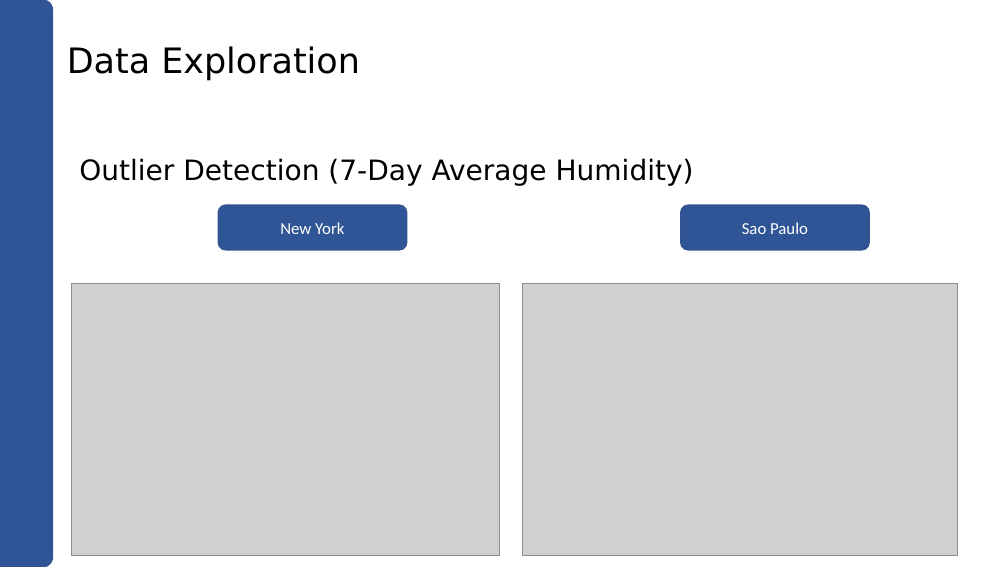
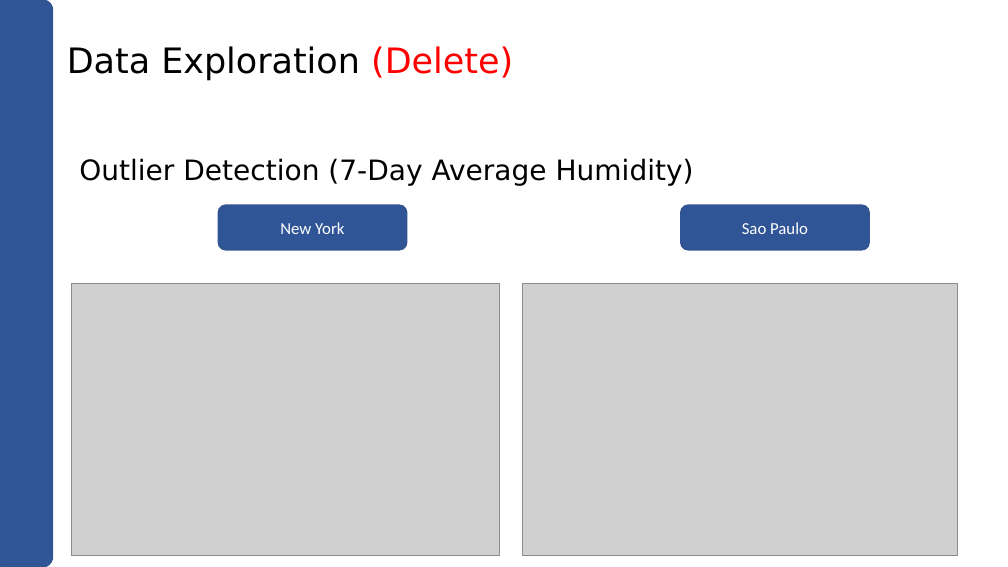
Before and after one commit to archinarula/Group-5-Project, a slide deck: slide 9 of Kushal_Work/Group_5-Presentation-V1_2.pptx (slide 14 before the commit). Drawn at 1008x567 pixels with LibreOffice and Linux fonts; fonts in the diff are those of the drawing; grey boxes stand for pictures. Boxes give left, top, right and bottom in pixels: in the first picture for what was removed or moved away, otherwise in the second. Text is boxed around its words. In the diff, an @@ line names an element or a change of style, - is before the commit and + after.

```diff
--- a/Kushal_Work/Group_5-Presentation-V1_2.pptx
+++ b/Kushal_Work/Group_5-Presentation-V1_2.pptx
@@ title at box(67, 46, 513, 81): text changed @@
-Data Exploration
+Data Exploration (Delete)
```
Also in this commit, not shown: 18 other slides changed.
